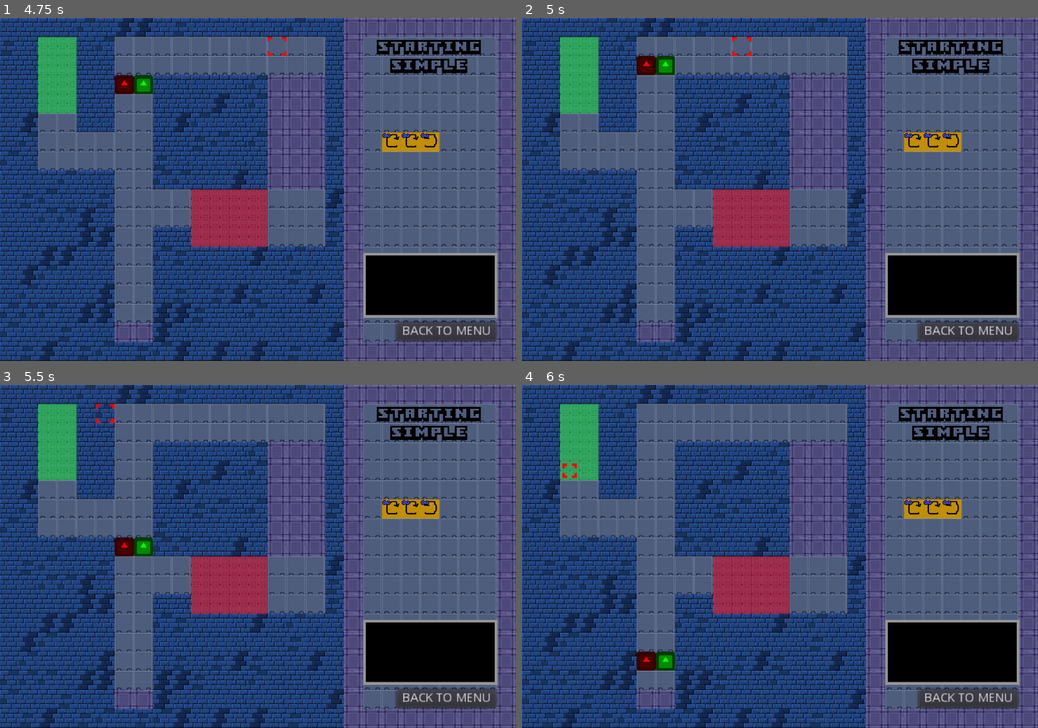
Above: before the commit, frames 1-4 (two rows, left to right).
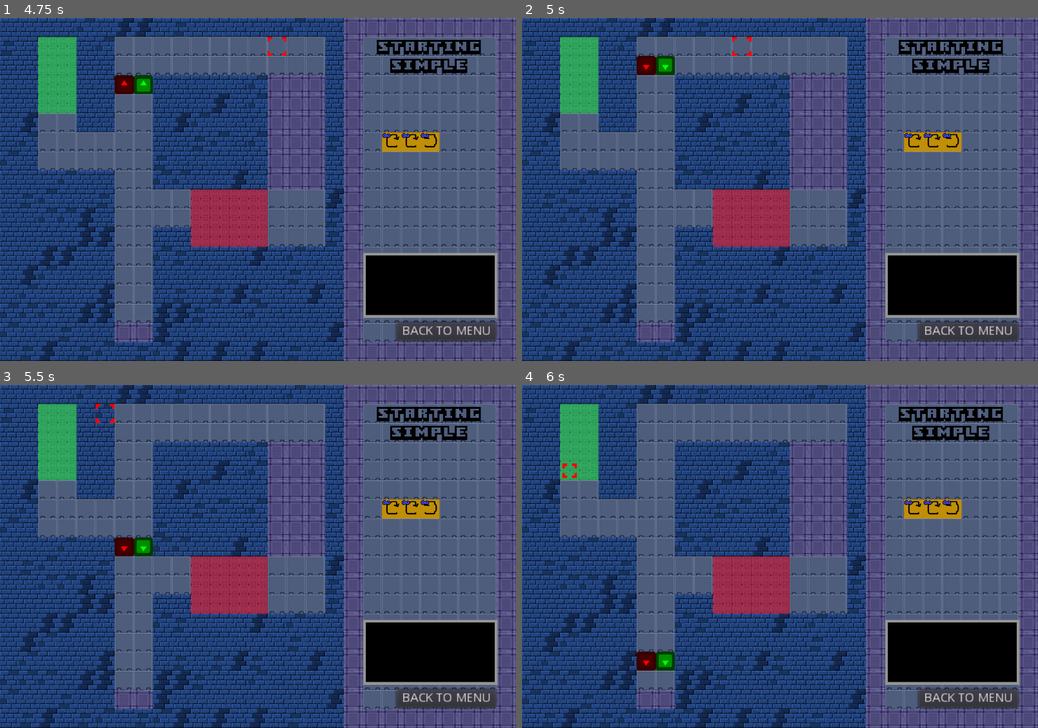
Above: after the commit, the same moments.

Repository: WIT-SCDS-F22-GAME-COOP/Zombie-Game
Game: Godot game, scene res://TSCN/Menu.tscn
Same seed, same stepped clock (60 frames per second), same inputs: the game is played once before the commit and once after it. The engine's default icon, where the game draws it, is replaced by a stand-in: a white triangle on a blue panel in a dark square.
Inputs:
- Up to frame 1 (4.75 s): click "start" at 0.5 s; click "BACK TO MENU" at 1.25 s; click "start" at 2 s; hold W (move_up) 2.78-4.28 s; tap Space (select) at 2.85, 4.35 s; tap R (start_level) at 3.6 s; hold A (move_left) from 4.28 s (still down)
- Up to frame 2 (5 s): keep holding A (move_left)
- Up to frame 3 (5.5 s): keep holding A (move_left); tap R (start_level) at 5.1 s
- Up to frame 4 (6 s): release A (move_left) at 5.78 s; hold S (move_down) from 5.78 s (still down); tap Space (select) at 5.85 s

Frame 1 is identical in both runs. In frame 2, less than 0.1% of the frame differs, in the area x 23-30%, y 11-16%; in frame 3, less than 0.1%, in the area x 23-30%, y 45-50%; in frame 4, less than 0.1%.

Commit message:
Characters rotate with direction

Diff:
--- a/Scripts/Character.gd
+++ b/Scripts/Character.gd
@@ -52,6 +52,15 @@
 	# In World.tscn this is read and checked.
 	if current_floor[4] == 0:
 		failed = true
+
+	if (direction == 0):
+		$Sprite.set_rotation_degrees(0)
+	elif (direction == 1):
+		$Sprite.set_rotation_degrees(90)
+	elif (direction == 2):
+		$Sprite.set_rotation_degrees(180)
+	elif (direction == 3):
+		$Sprite.set_rotation_degrees(270)
 
 # Update with any new level attributes added
 # Resets character to original position, direction, etc.
